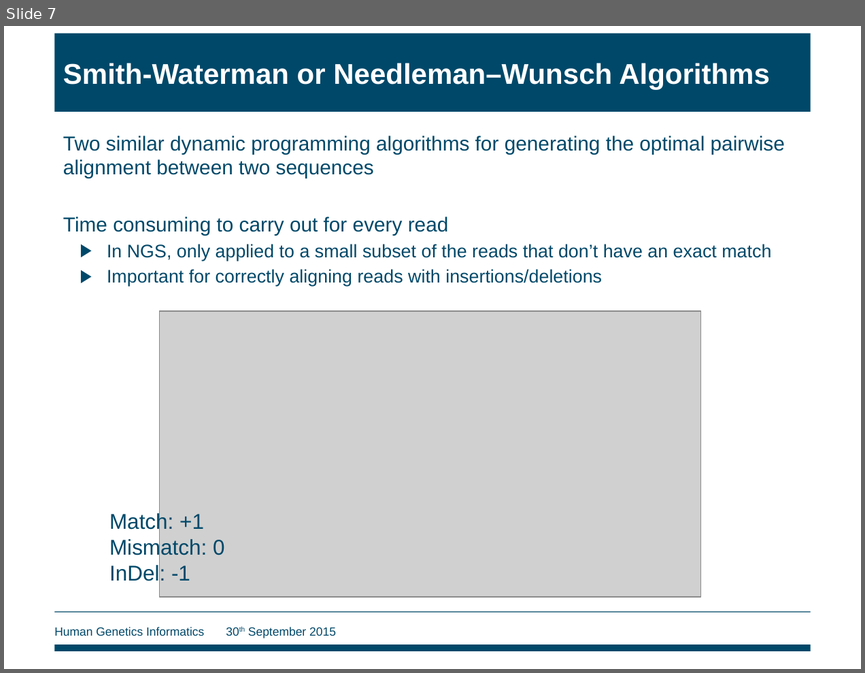
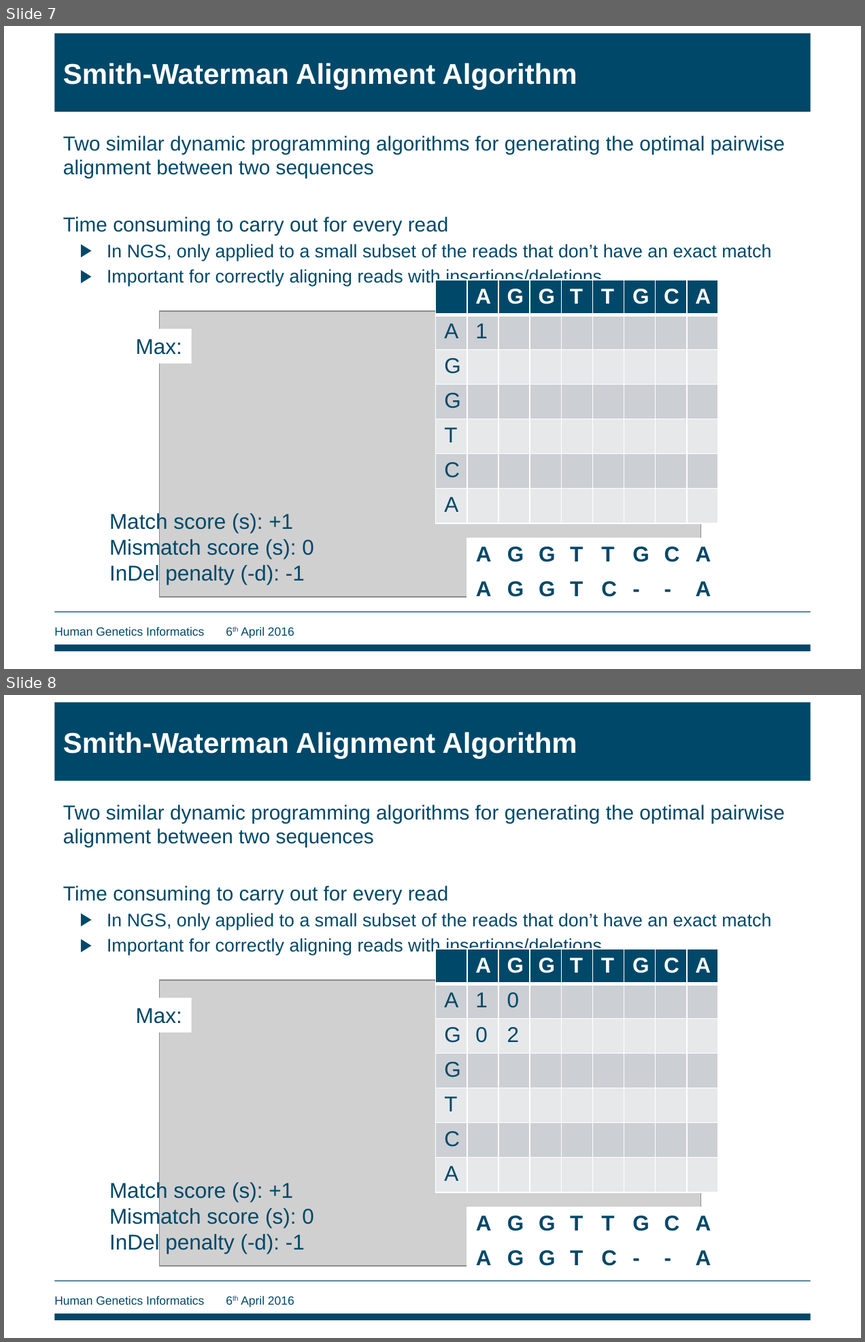
Before and after one commit to wtsi-hgi/ebi-ngs-workshop, a slide deck: EBI_NGS_rsvc_slides.pptx. Shown one above the other, each under a label of ours: slide 7 before the commit, slides 7 and 8 after it. The pictures are 865x673 and 865x1342 pixels, drawn with LibreOffice and Linux fonts; fonts in the diff are those of the drawing; grey boxes stand for pictures; background and template pictures are left out. Boxes give left, top, right and bottom in pixels: in the first picture for what was removed or moved away, otherwise in the second. Text is boxed around its words. In the diff, an @@ line names an element or a change of style, - is before the commit and + after.

Commit message:
Update to 2016 April course

```diff
--- a/EBI_NGS_rsvc_slides.pptx
+++ b/EBI_NGS_rsvc_slides.pptx
@@ slide 8 added at <box>4,695,861,1338</box>, background #FFFFFF; not listed: 3 template elements that a slide beside it also shows @@
@@ title added at <box>54,702,810,781</box>, fill #004869, 24 pt, text #FFFFFF, bold @@
+Smith-Waterman Alignment Algorithm
@@ text added at <box>63,804,785,955</box>, 17 pt, text #004869 @@
+Two similar dynamic programming algorithms for generating the optimal pairwise alignment between two sequences
+Time consuming to carry out for every read
+  ▶ In NGS, only applied to a small subset of the reads that don’t have an exact match
+  ▶ Important for correctly aligning reads with insertions/deletions
@@ table added at <box>436,949,721,1192</box>, 7 rows, 9 columns @@
+ | A | G | G | T | T | G | C | A
+A | 1 | 0 |  |  |  |  |  | 
+G | 0 | 2 |  |  |  |  |  | 
+G |  |  |  |  |  |  |  | 
+T |  |  |  |  |  |  |  | 
+C |  |  |  |  |  |  |  | 
+A |  |  |  |  |  |  |  | 
@@ rectangle added at <box>127,998,192,1032</box>, fill #FFFFFF, 18 pt, text #004869 @@
+Max:
@@ picture added at <box>159,981,700,1266</box> @@
@@ text added at <box>109,1181,314,1253</box>, 18 pt, text #004869 @@
+Match score (s): +1
+Mismatch score (s): 0
+InDel penalty (-d): -1
@@ table added at <box>468,1206,721,1276</box>, 2 rows, 8 columns @@
+A | G | G | T | T | G | C | A
+A | G | G | T | C | - | - | A
@@ slide 7 changed as well @@
@@ title at <box>63,63,577,89</box>: text changed @@
-Smith-Waterman or Needleman–Wunsch Algorithms
+Smith-Waterman Alignment Algorithm
@@ table added at <box>436,280,721,523</box>, 7 rows, 9 columns @@
+ | A | G | G | T | T | G | C | A
+A | 1 |  |  |  |  |  |  | 
+G |  |  |  |  |  |  |  | 
+G |  |  |  |  |  |  |  | 
+T |  |  |  |  |  |  |  | 
+C |  |  |  |  |  |  |  | 
+A |  |  |  |  |  |  |  | 
@@ rectangle added at <box>127,329,192,363</box>, fill #FFFFFF, 18 pt, text #004869 @@
+Max:
@@ text at <box>109,512,314,584</box>: text changed @@
-Match: +1
-Mismatch: 0
-InDel: -1
+Match score (s): +1
+Mismatch score (s): 0
+InDel penalty (-d): -1
@@ table added at <box>468,537,721,607</box>, 2 rows, 8 columns @@
+A | G | G | T | T | G | C | A
+A | G | G | T | C | - | - | A
@@ text at <box>54,626,294,638</box>: text changed @@
-Human Genetics Informatics 30th September 2015
+Human Genetics Informatics 6th April 2016
```
Also in this commit, not shown: 47 other slides changed, 2 other slides added, 1 slide removed, 6 other files.
